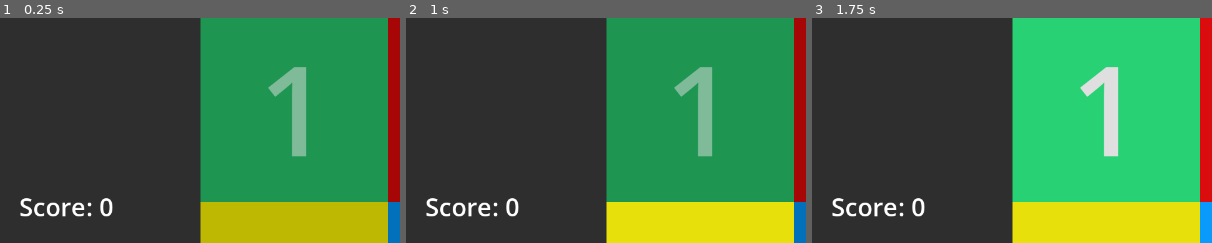
Above: before the commit, frames 1-3 (left to right).
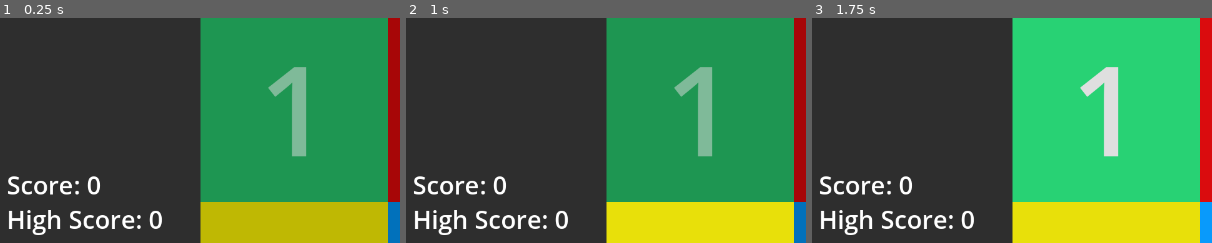
Above: after the commit, the same moments.

Repository: xzippyzachx/YUdum-Dare-4.5
Game: Godot game, scene res://Scenes/main.tscn
Same seed, same stepped clock (60 frames per second), same inputs: the game is played once before the commit and once after it.
Inputs:
- Up to frame 1 (0.25 s): no input
- Up to frame 2 (1 s): tap Enter at 0.5 s
- Up to frame 3 (1.75 s): click "3" at 1.25 s
The pictures show only the part of the screen within x 2-52%, y 9-59%; the shares and areas given below are measured in that part.

The runs differ from the first frame. In frame 1, 2.7% of the frame differs, in the area x 2-41%, y 70-97%; in frame 2, 2.7%; in frame 3, 2.7%.

Commit message:
High score

Diff:
--- a/Scenes/main.tscn
+++ b/Scenes/main.tscn
@@ -48,13 +48,28 @@
 anchors_preset = 4
 anchor_top = 0.5
 anchor_bottom = 0.5
-offset_left = 50.0
-offset_top = 340.0
-offset_right = 250.0
-offset_bottom = 395.0
+offset_left = 30.0
+offset_top = 305.0
+offset_right = 330.0
+offset_bottom = 360.0
 grow_vertical = 2
 theme_override_font_sizes/normal_font_size = 40
 text = "Score: 0"
+fit_content = true
+scroll_active = false
+autowrap_mode = 0
+
+[node name="HighScore" type="RichTextLabel" parent="."]
+anchors_preset = 4
+anchor_top = 0.5
+anchor_bottom = 0.5
+offset_left = 30.0
+offset_top = 360.0
+offset_right = 330.0
+offset_bottom = 415.0
+grow_vertical = 2
+theme_override_font_sizes/normal_font_size = 40
+text = "High Score: 0"
 fit_content = true
 scroll_active = false
 autowrap_mode = 0
--- a/Scripts/game_manger.gd
+++ b/Scripts/game_manger.gd
@@ -16,12 +16,14 @@
 
 var rng = RandomNumberGenerator.new()
 var score_text:RichTextLabel
+var high_score_text:RichTextLabel
 
 signal play_repeat
 signal change_state
 
 func _ready() -> void:
 	score_text = get_node("/root/Main/Score")
+	high_score_text = get_node("/root/Main/HighScore")
 
 	round = 0
 	_next_round()
@@ -40,6 +42,10 @@
 		if check_round == round:
 			score += 1
 			score_text.text = "Score: " + str(score)
+
+			if score > high_score:
+				high_score = score
+				high_score_text.text = "HighScore: " + str(high_score)
 
 			await get_tree().create_timer(0.5).timeout
 			_next_round()
@@ -77,6 +83,7 @@
 
 	round = 0
 	score = 0
+	score_text.text = "Score: " + str(score)
 	memory.clear()
 
 	_next_round()
